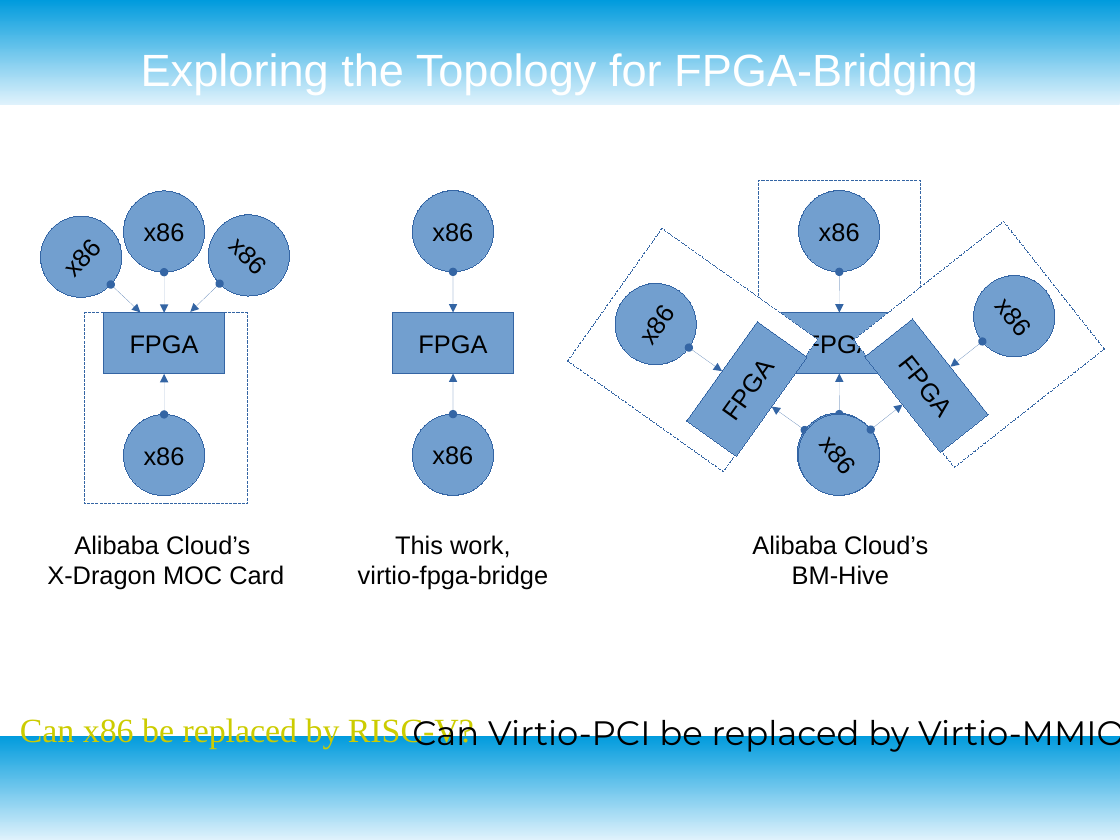
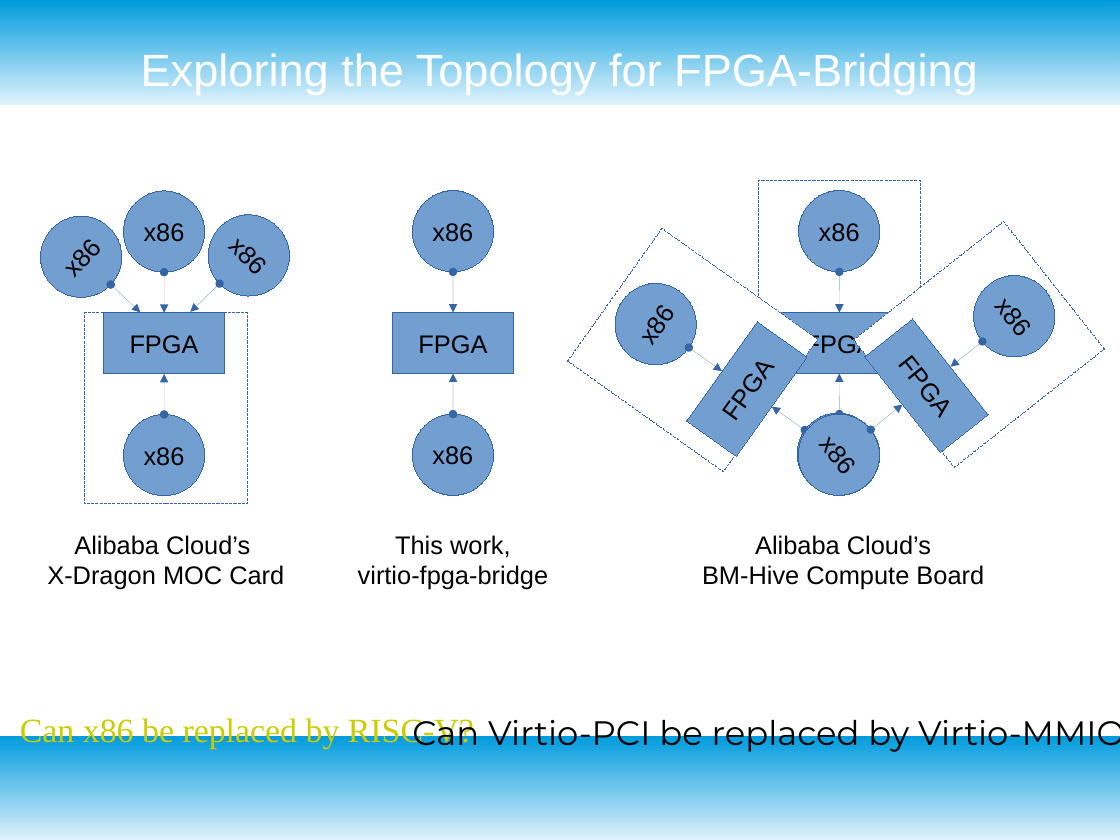
Before and after one commit to RSPwFPGAs/virtio-fpga-bridge, a slide deck: slide 4 of doc/virio-fpga-bridge.odp. Drawn at 1120x840 pixels with LibreOffice and Linux fonts; fonts in the diff are those of the drawing. Boxes give left, top, right and bottom in pixels: in the first picture for what was removed or moved away, otherwise in the second. Text is boxed around its words. In the diff, an @@ line names an element or a change of style, - is before the commit and + after.

```diff
--- a/doc/virio-fpga-bridge.odp
+++ b/doc/virio-fpga-bridge.odp
@@ text "Alibaba Cloud’s" moved from (x1=752, y1=535, x2=928, y2=585) to (x1=702, y1=535, x2=984, y2=590) @@
@@ text at (x1=702, y1=565, x2=984, y2=590): text changed @@
-BM-Hive
+BM-Hive Compute Board
```
Also in this commit, not shown: 1 other file.
